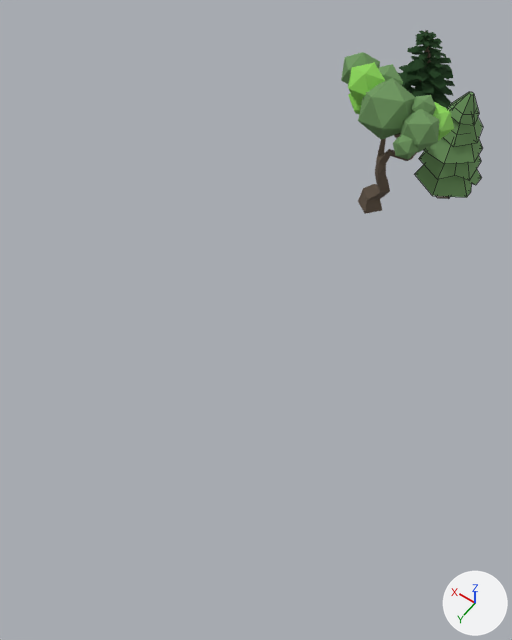
Renders of the Blender file Assets/3D/Models/BlenderFiles/arbres_1x2x1_textured.blend from each side of a commit.
Rendered twice from a camera (50 mm lens) standing at (-3.85, 14.73, 10.33) and looking at (0.56, 8.56, 0.63). The axes (+X, +Y, +Z) are drawn at lower right. The lights are the same throughout. Mesh edges are drawn as thin lines on the coarser meshes.

In view in the first picture: 'Arbre', 'Sapin_01', 'Sapin_02'.
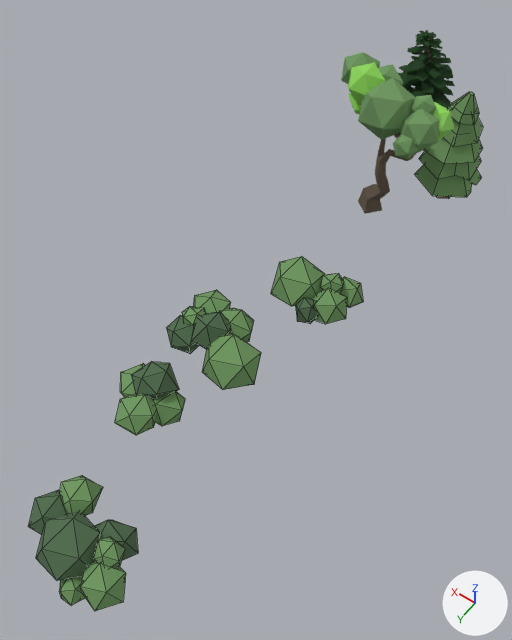
Where the change shows, as pixel boxes [x1, y1, x2, y2] in the pictures (512 x 640 px):
'Arbuste_04', added (green)
    after: [28, 475, 138, 611]
    faces in mat_dark_green (dark green #516e4f): [28, 490, 138, 581]
    faces in mat_green_01 (green #709a61): [59, 475, 126, 611]
'Arbuste_02', added (green)
    after: [166, 290, 261, 390]
    faces in mat_green_01 (green #709a61): [182, 290, 261, 390]
    faces in mat_dark_green (dark green #516e4f): [166, 312, 230, 354]
'Arbuste_01', added (green)
    after: [271, 256, 363, 324]
    faces in mat_green_01 (green #709a61): [271, 256, 363, 324]
    faces in mat_dark_green (dark green #516e4f): [295, 297, 317, 324]
'Arbuste_03', added (green)
    after: [115, 362, 185, 435]
    faces in mat_green_01 (green #709a61): [115, 363, 185, 435]
    faces in mat_dark_green (dark green #516e4f): [131, 362, 179, 398]

Edits to the bpy script that builds the scene:
```text
Add mat_dark_green:
    mat_dark_green = principled_material('Dark_green')
    mat_dark_green.base_color = (0.0825, 0.155, 0.0775)  # dark green #516e4f
    mat_dark_green.roughness = 1.0
Add me_cube_004:
    me_cube_004.from_pydata(...)  # 84 vertices, 140 faces; spans x -0.96..1.04, y -0.82..0.73, z -0.35..0.41
    # faces by material slot: [80, 60]
    me_cube_004.materials.append(mat_green_01)  # green #709a61
    me_cube_004.materials.append(mat_dark_green)  # dark green #516e4f
Add me_cube_003:
    me_cube_003.from_pydata(...)  # 48 vertices, 80 faces; spans x -0.626..0.658, y -0.586..0.732, z -0.37..0.451
    # faces by material slot: [60, 20]
    me_cube_003.materials.append(mat_green_01)  # green #709a61
    me_cube_003.materials.append(mat_dark_green)  # dark green #516e4f
Add me_cube_002:
    me_cube_002.from_pydata(...)  # 72 vertices, 120 faces; spans x -1.21..0.68, y -0.71..0.82, z -0.41..0.39
    # faces by material slot: [80, 40]
    me_cube_002.materials.append(mat_green_01)  # green #709a61
    me_cube_002.materials.append(mat_dark_green)  # dark green #516e4f
Add me_cube_001:
    me_cube_001.from_pydata(...)  # 72 vertices, 120 faces; spans x -0.65..0.99, y -0.65..0.68, z -0.33..0.53
    # faces by material slot: [80, 40]
    me_cube_001.materials.append(mat_green_01)  # green #709a61
    me_cube_001.materials.append(mat_dark_green)  # dark green #516e4f
Add ob_arbuste_04:
    ob_arbuste_04 = bpy.data.objects.new('Arbuste_04', me_cube_004)
    ob_arbuste_04.location = (0.43, 13.06, 0.02)
Add ob_arbuste_03:
    ob_arbuste_03 = bpy.data.objects.new('Arbuste_03', me_cube_003)
    ob_arbuste_03.location = (1.27, 10.64, 0.23)
Add ob_arbuste_02:
    ob_arbuste_02 = bpy.data.objects.new('Arbuste_02', me_cube_002)
    ob_arbuste_02.location = (1.27, 8.93, 0.23)
Add ob_arbuste_01:
    ob_arbuste_01 = bpy.data.objects.new('Arbuste_01', me_cube_001)
    ob_arbuste_01.location = (0.08, 7.08, 0.23)
```
